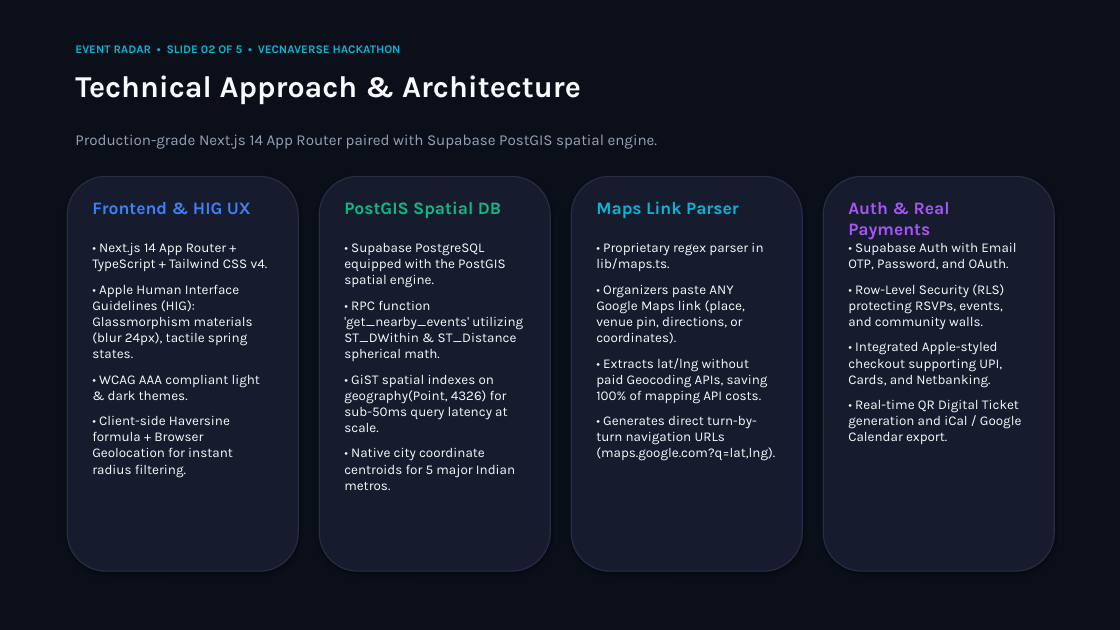
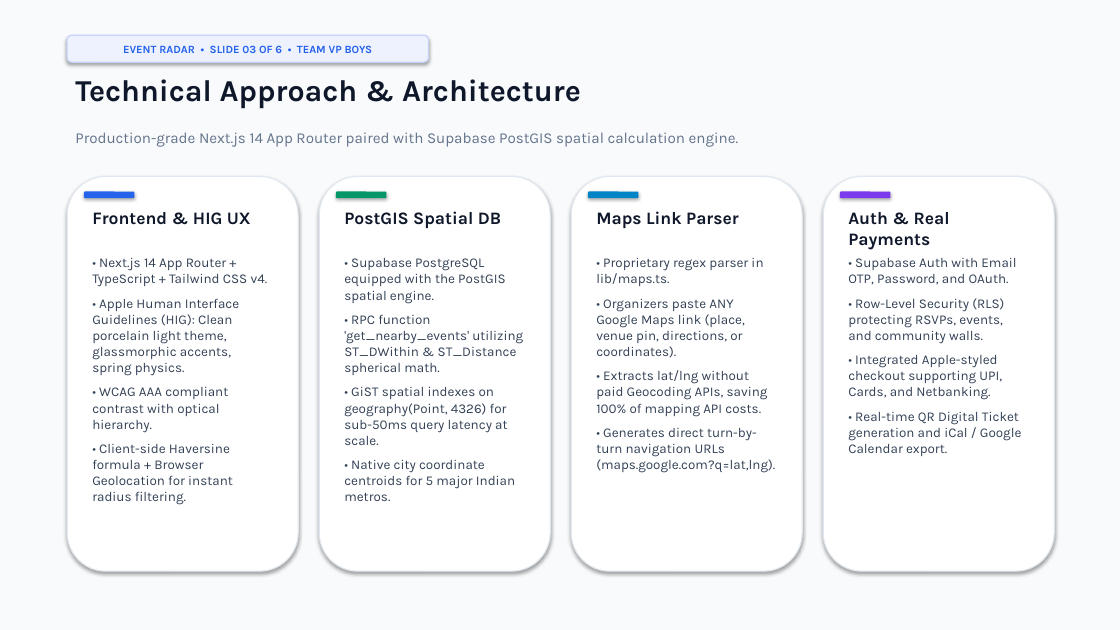
Before and after one commit to Shivanand-Varpe/GeoGuild, a slide deck: slide 3 of EventRadar_Presentation.pptx (slide 2 before the commit). Drawn at 1120x630 pixels with LibreOffice and Linux fonts; fonts in the diff are those of the drawing. Boxes give left, top, right and bottom in pixels: in the first picture for what was removed or moved away, otherwise in the second. Text is boxed around its words. In the diff, an @@ line names an element or a change of style, - is before the commit and + after.

Commit message:
Update official hackathon deck to 6-slide structure with Team VP Boys profile, GitHub and video links

```diff
--- a/EventRadar_Presentation.pptx
+++ b/EventRadar_Presentation.pptx
@@ background #0B0F19 to #F8FAFC @@
@@ rounded rectangle added at (67, 35, 429, 62), fill #EEF2FF, outline #C7D2FE 1 pt, 9.5 pt, text #2563EB, bold @@
+EVENT RADAR • SLIDE 03 OF 6 • TEAM VP BOYS
@@ text removed at (75, 45, 401, 53) @@
-EVENT RADAR • SLIDE 02 OF 5 • VECNAVERSE HACKATHON
@@ text "Technical Approach & Architecture" at (75, 79, 581, 109): text colour #F8FAFC to #0F172A @@
@@ text at (75, 132, 739, 147): text changed; text colour #94A3B8 to #64748B @@
-Production-grade Next.js 14 App Router paired with Supabase PostGIS spatial engine.
+Production-grade Next.js 14 App Router paired with Supabase PostGIS spatial calculation engine.
@@ fill #161C2D to #FFFFFF; outline #262E45 1 pt to #E2E8F0 1 pt in 4 elements at (67, 176, 298, 571), (319, 176, 550, 571), (571, 176, 802, 571), (823, 176, 1054, 571) @@
@@ text "Frontend & HIG UX": place and size @@
-text "Frontend & HIG UX" at (92, 202, 251, 214)
+text "Frontend & HIG UX" at (92, 212, 251, 225)
@@ text "Frontend & HIG UX" at (92, 212, 251, 225): text colour #3B82F6 to #0F172A @@
@@ rounded rectangle added at (84, 192, 134, 198), fill #2563EB @@
@@ text "PostGIS Spatial DB": place and size @@
-text "PostGIS Spatial DB" at (344, 201, 501, 218)
+text "PostGIS Spatial DB" at (344, 211, 501, 228)
@@ text "PostGIS Spatial DB" at (344, 211, 501, 228): text colour #10B981 to #0F172A @@
@@ rounded rectangle added at (336, 192, 386, 198), fill #059669 @@
@@ text "Maps Link Parser": place and size @@
-text "Maps Link Parser" at (596, 201, 739, 218)
+text "Maps Link Parser" at (596, 211, 739, 228)
@@ text "Maps Link Parser" at (596, 211, 739, 228): text colour #06B6D4 to #0F172A @@
@@ rounded rectangle added at (588, 192, 639, 198), fill #0284C7 @@
@@ text "Auth & Real Payments": place and size @@
-text "Auth & Real Payments" at (848, 202, 950, 240)
+text "Auth & Real Payments" at (848, 212, 950, 250)
@@ text "Auth & Real Payments" at (848, 212, 950, 250): text colour #A855F7 to #0F172A @@
@@ rounded rectangle added at (840, 192, 891, 198), fill #7C3AED @@
@@ text "• Next.js 14 App Router ...": place and size @@
-text "• Next.js 14 App Router ..." at (92, 243, 268, 477)
+text "• Next.js 14 App Router ..." at (92, 258, 268, 505)
@@ text at (92, 258, 268, 505): text colour #F8FAFC to #334155 in "• Next.js 14 App Router + TypeScript ...", "• Client-side Haversine formula + Browser Geolocation ..."; less space between paragraphs @@
@@ text "• Supabase PostgreSQL equipped with ...": place and size @@
-text "• Supabase PostgreSQL equipped with ..." at (344, 243, 523, 490)
+text "• Supabase PostgreSQL equipped with ..." at (344, 258, 523, 501)
@@ text "• Proprietary regex parser in ...": place and size @@
-text "• Proprietary regex parser in ..." at (596, 243, 775, 461)
+text "• Proprietary regex parser in ..." at (596, 258, 775, 473)
@@ text colour #F8FAFC to #334155; less space between paragraphs in 3 elements at (344, 258, 523, 501), (596, 258, 775, 473), (848, 258, 1022, 456) @@
@@ text "• Supabase Auth with Email ...": place and size @@
-text "• Supabase Auth with Email ..." at (848, 243, 1022, 444)
+text "• Supabase Auth with Email ..." at (848, 258, 1022, 456)
@@ text at (92, 299, 239, 432): text changed; text colour #F8FAFC to #334155 @@
-• Apple Human Interface Guidelines (HIG): Glassmorphism materials (blur 24px), tactile spring states.
-• WCAG AAA compliant light & dark themes.
+• Apple Human Interface Guidelines (HIG): Clean porcelain light theme, glassmorphic accents, spring physics.
+• WCAG AAA compliant contrast with optical hierarchy.
```
Also in this commit, not shown: 4 other slides changed, 1 slide added, 4 other files.
